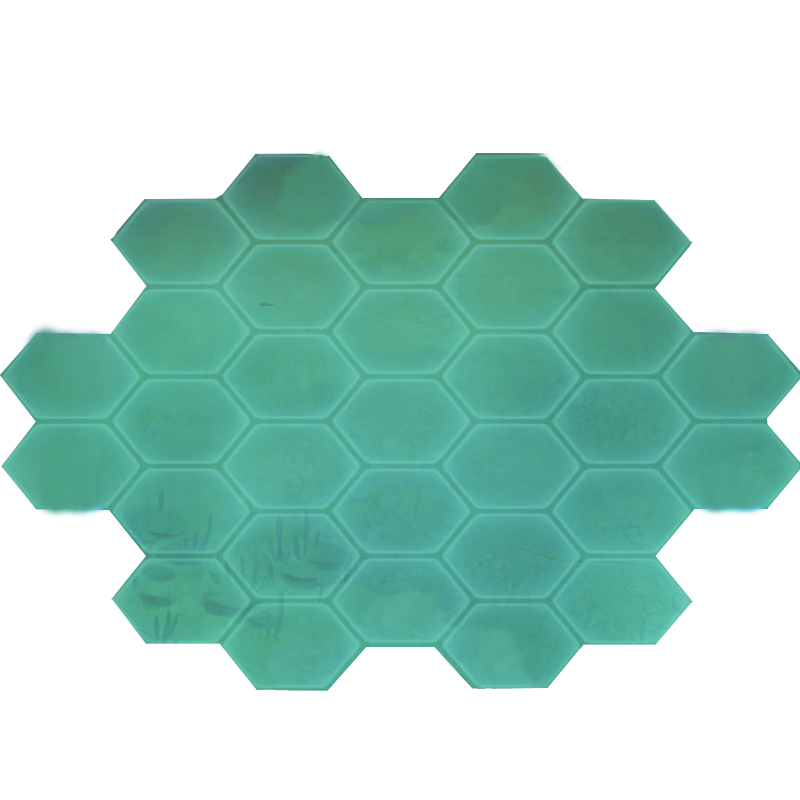
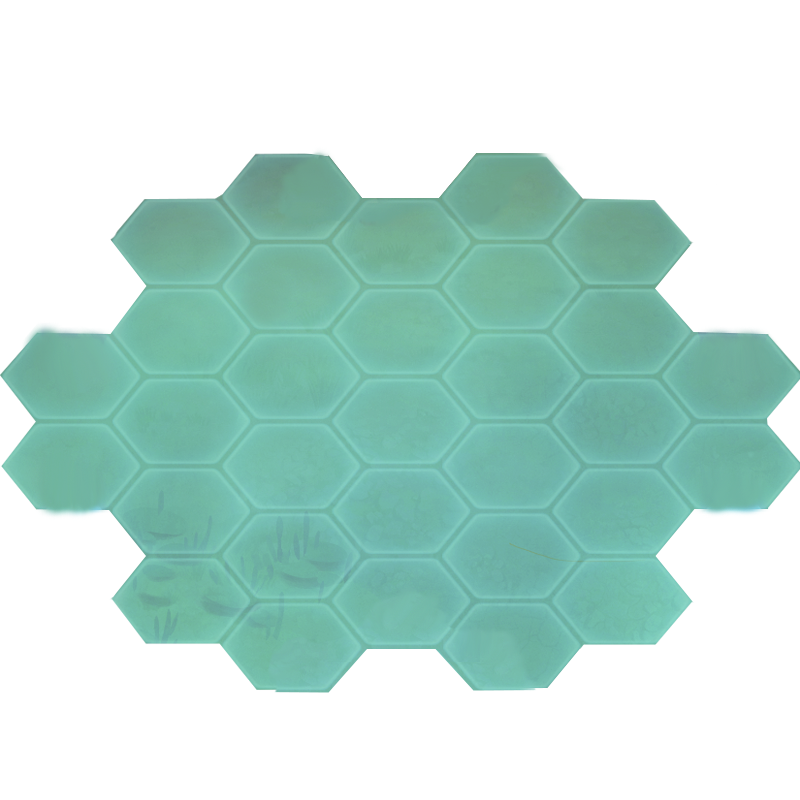
Layers edited between the first and the second (800, 800) image:
removed layer "Layer 1" over [265, 570, 556, 691]
removed layer "Layer 2" over [256, 151, 567, 306]
"Layer 0": opacity 100% → 80%, painted on it over [0, 151, 800, 693]
